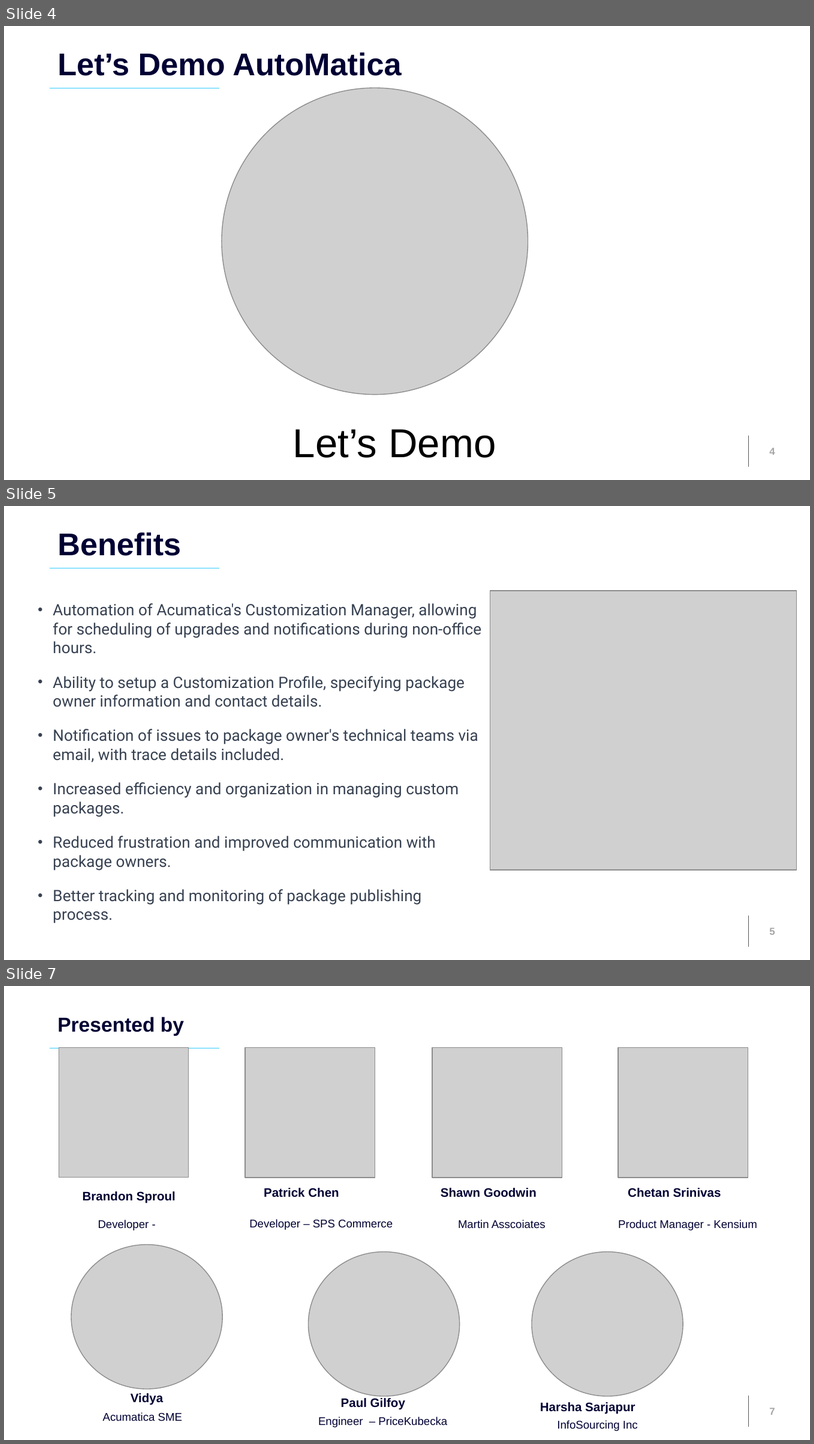
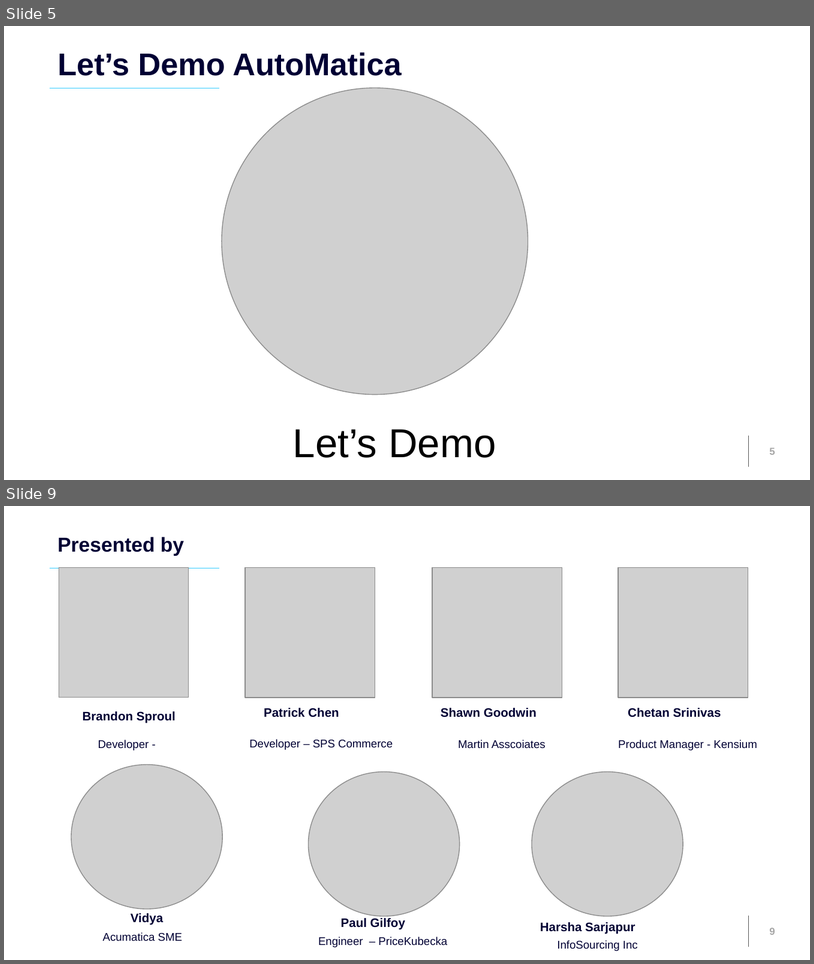
Before and after one commit to AcumaticaHackathon/2023-Team-Mu, a slide deck: 2023 Hackathon Presentation - Team Mu Final_V1.pptx. Shown one above the other, each under a label of ours: slides 4, 5 and 7 before the commit, slides 5 and 9 after it; the slides between them are not shown. The pictures are 814x1444 and 814x964 pixels, drawn with LibreOffice and Linux fonts; fonts in the diff are those of the drawing; grey boxes stand for pictures; background and template pictures are left out. Boxes give left, top, right and bottom in pixels: in the first picture for what was removed or moved away, otherwise in the second. Text is boxed around its words. In the diff, an @@ line names an element or a change of style, - is before the commit and + after.

```diff
--- a/2023 Hackathon Presentation - Team Mu Final_V1.pptx
+++ b/2023 Hackathon Presentation - Team Mu Final_V1.pptx
@@ slide 5 removed at <box>4,506,810,960</box>, background #FFFFFF; not listed: 3 template elements that a slide beside it also shows @@
@@ title removed at <box>57,532,181,556</box> @@
-Benefits
@@ picture removed at <box>490,591,797,870</box> @@
@@ text removed at <box>53,603,482,923</box> @@
-• Automation of Acumatica's Customization Manager, allowing for scheduling of upgrades and notifications during non-office hours.
-• Ability to setup a Customization Profile, specifying package owner information and contact details.
-• Notification of issues to package owner's technical teams via email, with trace details included.
-• Increased efficiency and organization in managing custom packages.
-• Reduced frustration and improved communication with package owners.
-• Better tracking and monitoring of package publishing process.
@@ what was slide 4 is now slide 5 @@
@@ page number at <box>770,447,775,454</box>: text changed @@
-4
+5
@@ what was slide 7 is now slide 9 @@
@@ page number at <box>770,927,775,934</box>: text changed @@
-7
+9
```
Also in this commit, not shown: 2 slides changed, 4 slides added, 1 other slide removed.
